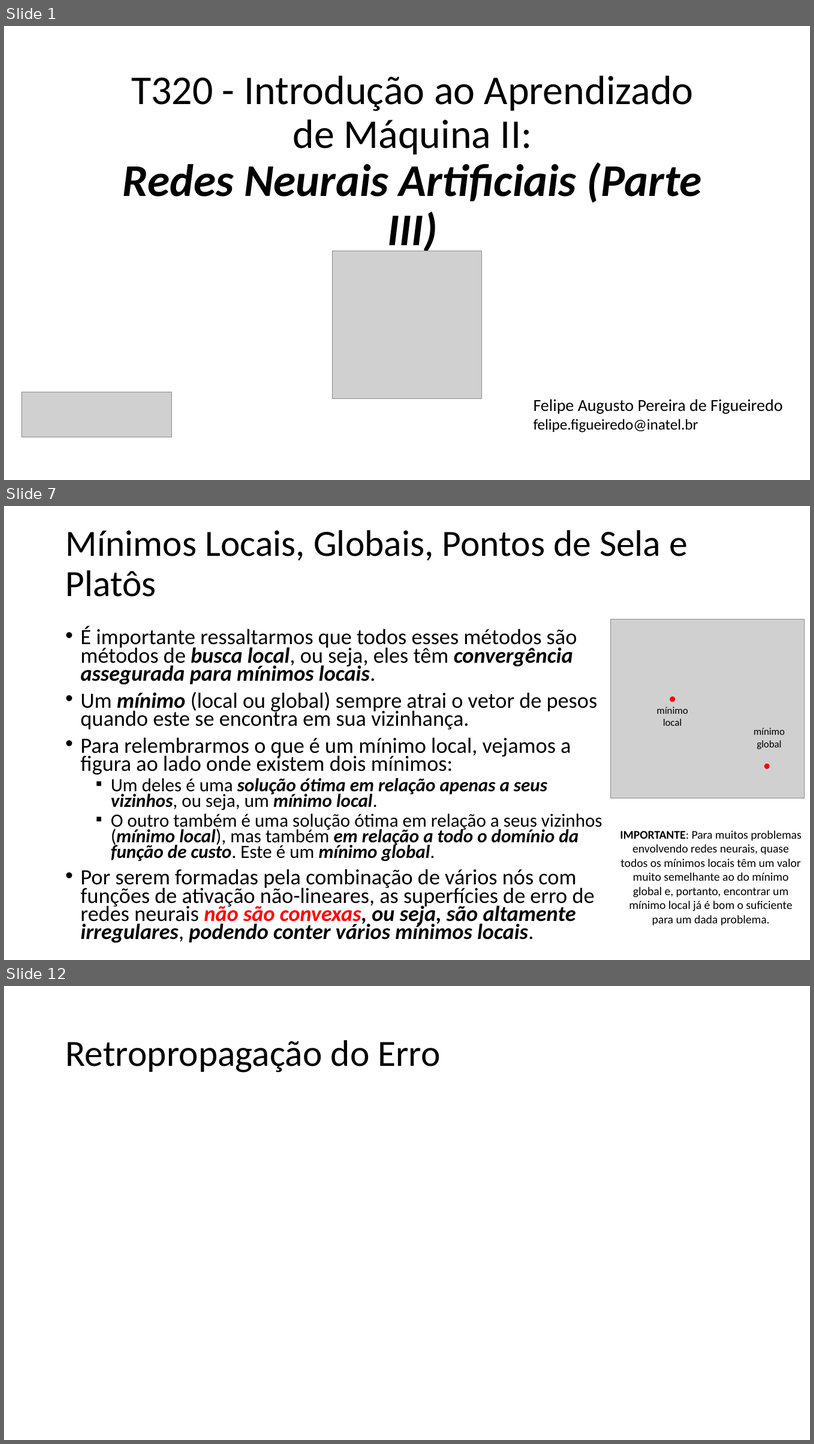
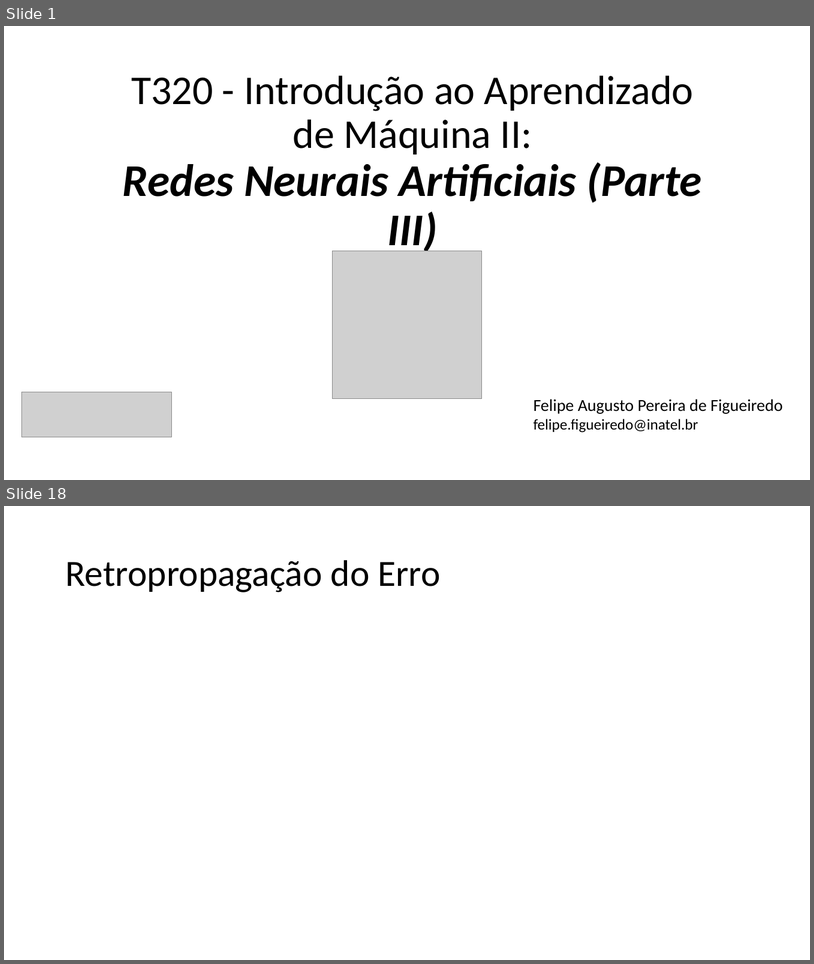
Before and after one commit to zz4fap/t320_aprendizado_de_maquina, a slide deck: slides/T320_Redes_Neurais_Artificiais (Parte III).pptx. Shown one above the other, each under a label of ours: slides 1, 7 and 12 before the commit, slides 1 and 18 after it; the slides between them are not shown. The pictures are 814x1444 and 814x964 pixels, drawn with LibreOffice and Linux fonts; fonts in the diff are those of the drawing; grey boxes stand for pictures. Boxes give left, top, right and bottom in pixels: in the first picture for what was removed or moved away, otherwise in the second. Text is boxed around its words. In the diff, an @@ line names an element or a change of style, - is before the commit and + after.

```diff
--- a/slides/T320_Redes_Neurais_Artificiais (Parte III).pptx
+++ b/slides/T320_Redes_Neurais_Artificiais (Parte III).pptx
@@ slide 7 removed at bbox=[4, 506, 810, 960], background #FFFFFF @@
@@ text removed at bbox=[65, 530, 688, 597] @@
-Mínimos Locais, Globais, Pontos de Sela e Platôs
@@ text removed at bbox=[81, 626, 603, 942] @@
-• É importante ressaltarmos que todos esses métodos são métodos de busca local, ou seja, eles têm convergência assegurada para mínimos locais.
-• Um mínimo (local ou global) sempre atrai o vetor de pesos quando este se encontra em sua vizinhança.
-• Para relembrarmos o que é um mínimo local, vejamos a figura ao lado onde existem dois mínimos:
-  ▪ Um deles é uma solução ótima em relação apenas a seus vizinhos, ou seja, um mínimo local.
-  ▪ O outro também é uma solução ótima em relação a seus vizinhos (mínimo local), mas também em relação a todo o domínio da função de custo. Este é um mínimo global.
-• Por serem formadas pela combinação de vários nós com funções de ativação não-lineares, as superfícies de erro de redes neurais não são convexas, ou seja, são altamente irregulares, podendo conter vários mínimos locais.
@@ group removed at bbox=[611, 619, 804, 799]: 2 ellipses, 2 texts, 1 picture @@
-mínimo local
-mínimo global
@@ text removed at bbox=[620, 830, 801, 925] @@
-IMPORTANTE: Para muitos problemas envolvendo redes neurais, quase todos os mínimos locais têm um valor muito semelhante ao do mínimo global e, portanto, encontrar um mínimo local já é bom o suficiente para um dada problema.
@@ what was slide 12 is now slide 18 @@
```
Also in this commit, not shown: 11 slides changed, 7 slides added, 2 other files.
